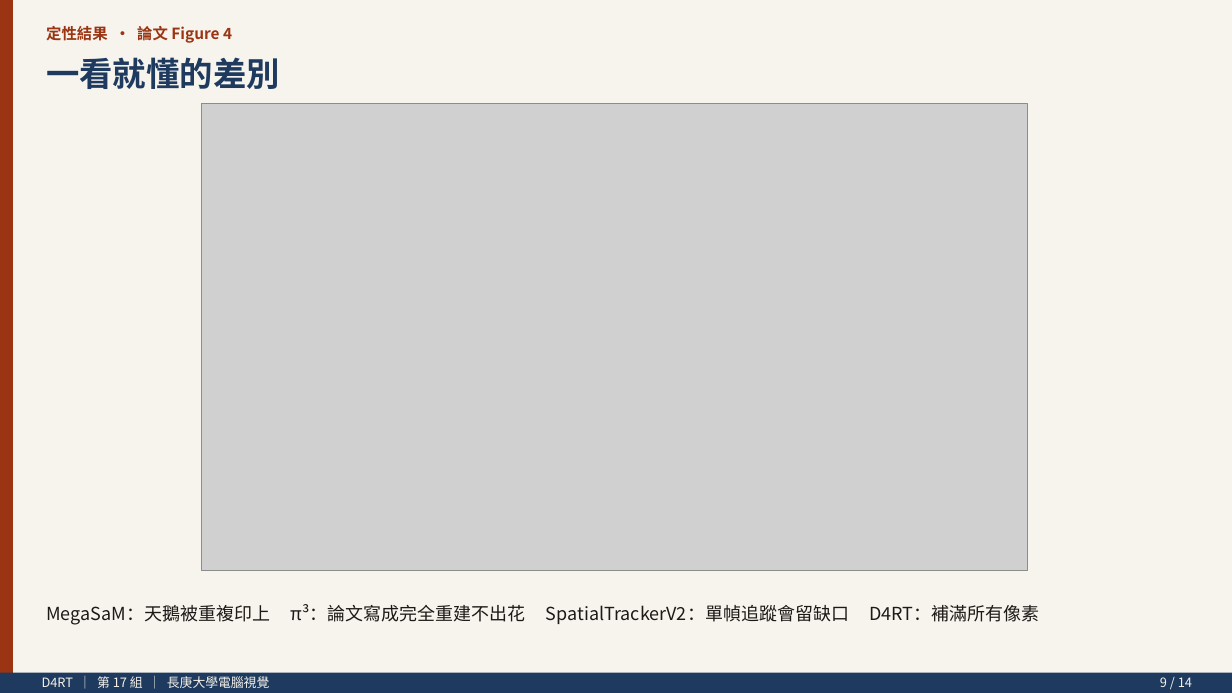
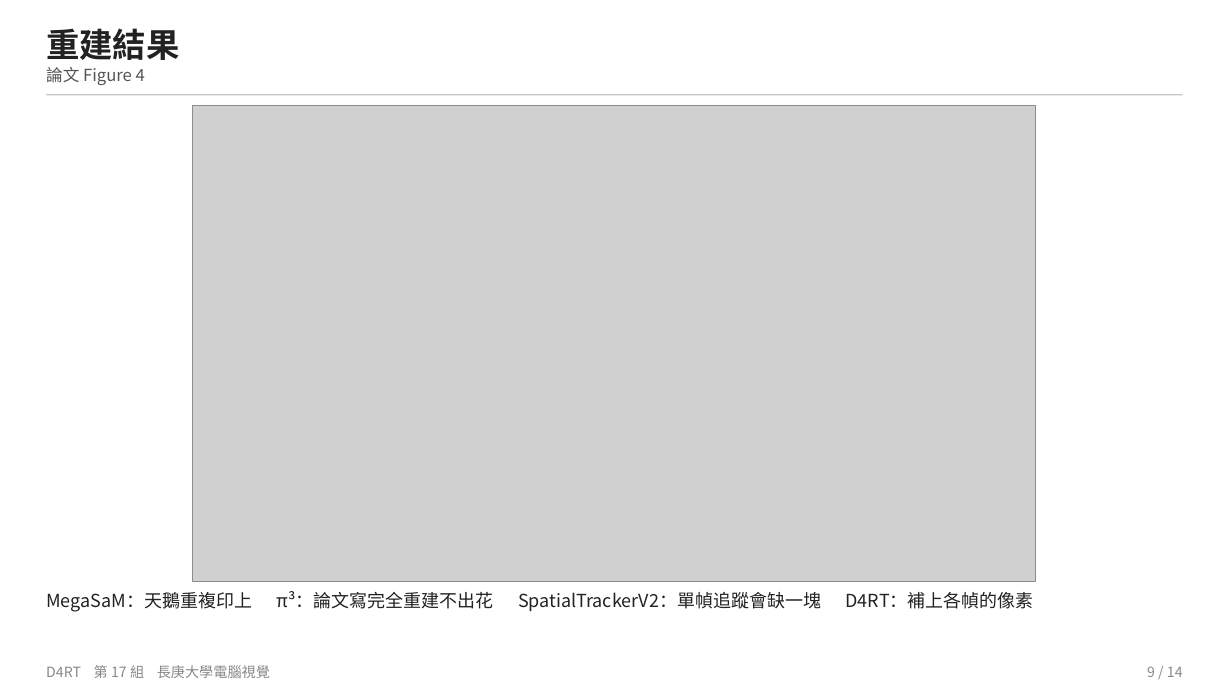
Before and after one commit to soymilk0211/cgu-cv-d4rt-presentation, a slide deck: slide 9 of D4RT_簡報.pptx. Drawn at 1232x693 pixels with LibreOffice and Linux fonts; fonts in the diff are those of the drawing; grey boxes stand for pictures. Boxes give left, top, right and bottom in pixels: in the first picture for what was removed or moved away, otherwise in the second. Text is boxed around its words. In the diff, an @@ line names an element or a change of style, - is before the commit and + after.

Commit message:
Revise slides and scripts for a plainer classroom tone
Shorter on-slide keywords, paper figures as the main content,
and a comparison of what is new versus prior methods, including
the cases D4RT does not win.

```diff
--- a/D4RT_簡報.pptx
+++ b/D4RT_簡報.pptx
@@ rectangle removed at box(0, 0, 1232, 693) @@
@@ rectangle removed at box(0, 0, 13, 693) @@
@@ text added at box(46, 28, 179, 60), 26 pt, text #222222, bold @@
+重建結果
@@ text removed at box(46, 57, 280, 89) @@
-一看就懂的差別
@@ vertical alignment middle to top in 3 elements at box(46, 665, 270, 678), box(46, 591, 1034, 612), box(46, 67, 145, 85) @@
@@ text at box(46, 67, 145, 85): text changed; size 12 to 13 pt; text colour #9A3412 to #555555; bold off @@
-定性結果 · 論文 Figure 4
+論文 Figure 4
@@ rectangle added at box(46, 94, 1183, 95), fill #C8C8C8 @@
@@ picture: place and size @@
-picture at box(201, 104, 1029, 570)
+picture at box(193, 105, 1036, 581)
@@ text at box(46, 591, 1034, 612): text changed; text colour #1C1917 to #222222 @@
-MegaSaM：天鵝被重複印上 π³：論文寫成完全重建不出花 SpatialTrackerV2：單幀追蹤會留缺口 D4RT：補滿所有像素
+MegaSaM：天鵝重複印上 π³：論文寫完全重建不出花 SpatialTrackerV2：單幀追蹤會缺一塊 D4RT：補上各幀的像素
@@ rectangle removed at box(0, 673, 1232, 693) @@
@@ text at box(46, 665, 270, 678): text changed; size 10 to 11 pt; text colour #F5F0E8 to #888888 @@
-D4RT ｜ 第 17 組 ｜ 長庚大學電腦視覺
+D4RT 第 17 組 長庚大學電腦視覺
@@ text "9 / 14": place and size @@
-text "9 / 14" at box(1160, 677, 1192, 687)
+text "9 / 14" at box(1147, 666, 1183, 677)
@@ text "9 / 14" at box(1147, 666, 1183, 677): size 10 to 11 pt, text colour #F5F0E8 to #888888; vertical alignment middle to top @@
```
Also in this commit, not shown: 12 other slides changed, 1 slide added, 1 slide removed, 4 other files.
